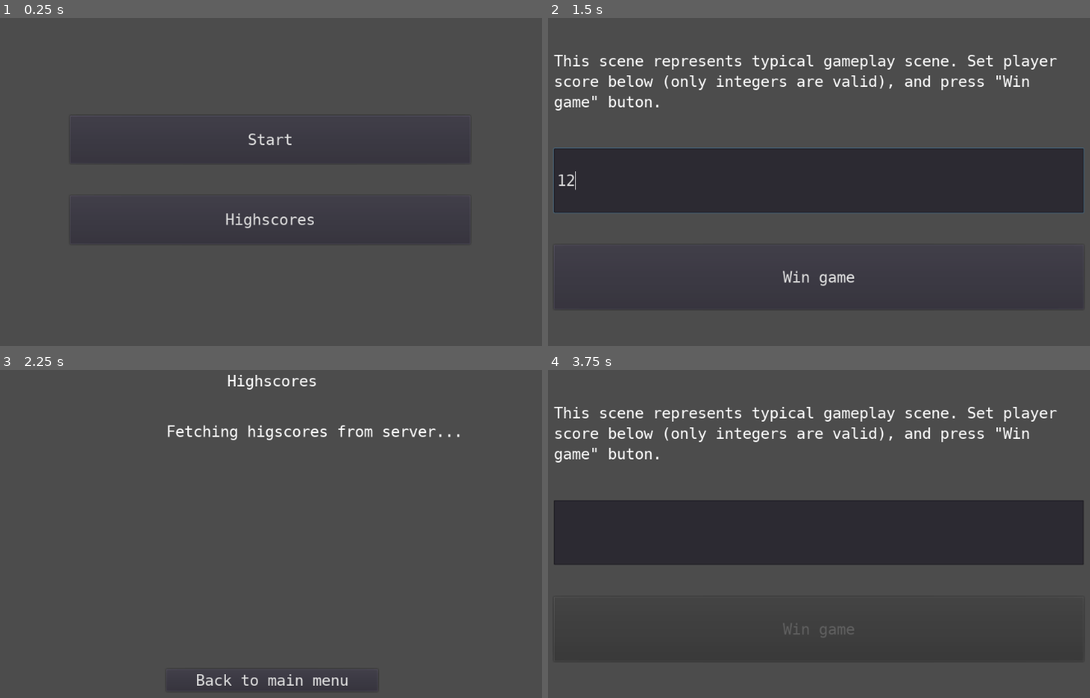
Above: before the commit, frames 1-4 (two rows, left to right).
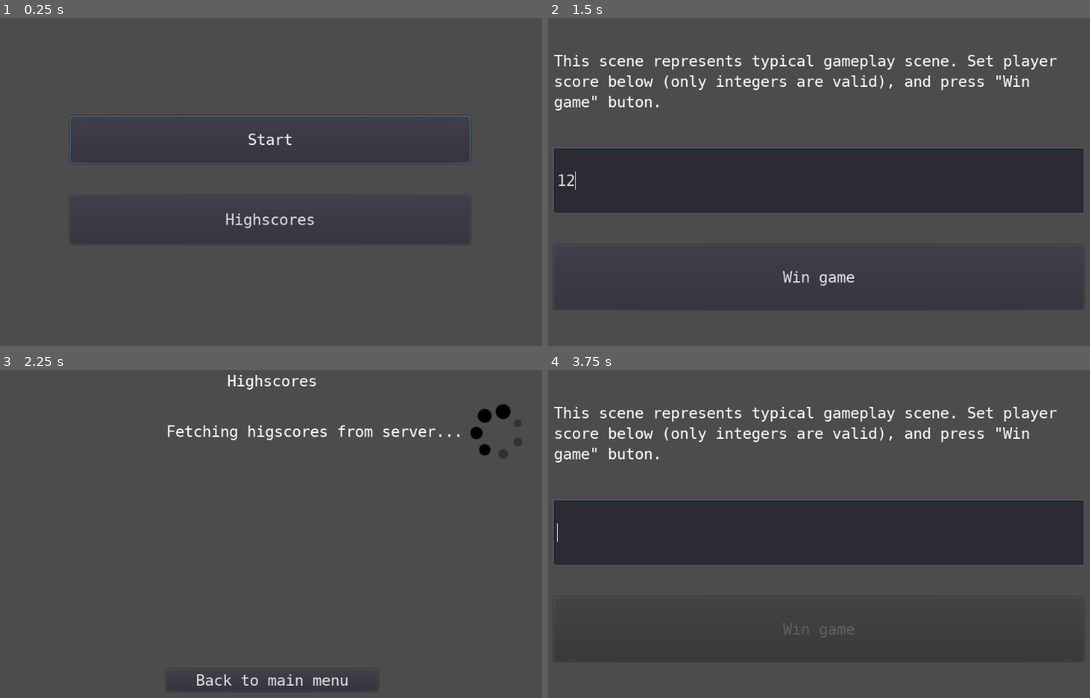
Above: after the commit, the same moments.

Repository: M4R774/highscores-client-godot-example
Game: Godot game, scene res://Scenes/main_menu.tscn
The game is run twice, just before and just after one commit, with the same random seed, the same clock (stepped at 60 frames per second) and the same inputs.
Inputs (mouse positions are in pixels of both pictures, inside the frame that each line leads up to):
- Up to frame 1 (0.25 s): no input
- Up to frame 2 (1.5 s): click "Start" at 0.5 s; click (819, 182) at 1.27 s; type "12" at 1.35 s
- Up to frame 3 (2.25 s): click "Win game" at 2 s
- Up to frame 4 (3.75 s): click "Back to main menu" at 2.75 s; click "Start" at 3.5 s

The runs differ from the first frame. In frame 1, 0.4% of the frame differs, in the area x 12-87%, y 29-45%; in frame 2, nothing differs; in frame 3, 0.4%; in frame 4, 0.6%, in the area x 0-99%, y 39-60%.
Error in both runs: Invalid get index 'domain' (on base: 'Nil'). (res://Scripts/HIGHSCORE_SINGLETON.gd:24)

Commit message:
Add loading icon

Diff:
--- a/Scenes/highscores.tscn
+++ b/Scenes/highscores.tscn
@@ -1,10 +1,12 @@
-[gd_scene load_steps=6 format=2]
+[gd_scene load_steps=8 format=2]
 
 [ext_resource path="res://Scripts/to_main_menu.gd" type="Script" id=1]
 [ext_resource path="res://Scripts/submit_highscore.gd" type="Script" id=2]
 [ext_resource path="res://Scripts/highscore_manager.gd" type="Script" id=3]
 [ext_resource path="res://theme.tres" type="Theme" id=4]
 [ext_resource path="res://Scripts/name_field.gd" type="Script" id=5]
+[ext_resource path="res://Sprites/loading-icon.png" type="Texture" id=6]
+[ext_resource path="res://Scripts/loading_icon.gd" type="Script" id=7]
 
 [node name="Highscores" type="Control"]
 anchor_right = 1.0
@@ -38,6 +40,11 @@
 margin_right = 630.0
 margin_bottom = 109.0
 custom_constants/margin_left = 150
+
+[node name="Loading-icon" type="Sprite" parent="Scoreboard/VBoxContainer/MarginContainer"]
+position = Vector2( 666, 15 )
+texture = ExtResource( 6 )
+script = ExtResource( 7 )
 
 [node name="Scores" type="RichTextLabel" parent="Scoreboard/VBoxContainer/MarginContainer"]
 margin_left = 150.0
--- a/Scripts/highscore_manager.gd
+++ b/Scripts/highscore_manager.gd
@@ -11,6 +11,7 @@
 
 
 func update_highscores_table():
+	$"../Loading-icon".visible = true
 	var request = HTTPRequest.new()
 	add_child(request)
 	request.connect("request_completed", self, "_on_get_highscores_request_completed")
@@ -20,7 +21,8 @@
 
 func _on_get_highscores_request_completed(_result, _response_code, _headers, body):
 	var response_body = body.get_string_from_utf8()
-	$".".text = response_body
+	self.text = response_body
+	$"../Loading-icon".visible = false
 
 
 func check_if_players_score_is_high_enough():
@@ -37,11 +39,13 @@
 	var response_body = body.get_string_from_utf8()
 	if response_body == "true":
 		$"../../../../Playername_prompt".visible = true
+		$"../../../../Playername_prompt/PanelContainer/MarginContainer/VBoxContainer/HBoxContainer/NameField".grab_focus()
 	else:
 		print("Score is not high enough...")
 
 
 func post_highscores_online():
+	$"../Loading-icon".visible = true
 	var payload_dict = {"name":HIGHSCORE_SINGLETON.PLAYER_NAME, "score":HIGHSCORE_SINGLETON.SCORE}
 	var payload_string = http_client.query_string_from_dict(payload_dict)
 	var headers = ["Content-Type: application/x-www-form-urlencoded",
--- /dev/null
+++ b/Scripts/loading_icon.gd
@@ -0,0 +1,6 @@
+extends Sprite
+
+
+# Called every frame. 'delta' is the elapsed time since the previous frame.
+func _physics_process(_delta):
+	self.rotate(.05)
--- a/Scripts/name_field.gd
+++ b/Scripts/name_field.gd
@@ -6,6 +6,10 @@
 	if HIGHSCORE_SINGLETON.PLAYER_NAME != null:
 		$".".text = HIGHSCORE_SINGLETON.PLAYER_NAME
 	var _result = self.connect("text_changed", self, "text_changed")
+	var _result2 = self.connect("text_entered", self, "enter_pressed")
 
 func text_changed(new_text):
 	HIGHSCORE_SINGLETON.PLAYER_NAME = new_text
+
+func enter_pressed(_new_text):
+	$"../Submit"._pressed()
--- a/Scripts/score_validator.gd
+++ b/Scripts/score_validator.gd
@@ -1,8 +1,9 @@
 extends LineEdit
 
 func _ready():
+	self.grab_focus()
 	var _result = self.connect("text_changed", self, "text_changed")
-	var _result2 = self.connect("text_entered", $"../Submit", "to_highscores")
+	var _result2 = self.connect("text_entered", self, "enter_pressed")
 
 
 func text_changed(new_text):
@@ -12,3 +13,8 @@
 	else:
 		$"../Submit".disabled = true
 		HIGHSCORE_SINGLETON.SCORE = null
+
+
+func enter_pressed(_new_text):
+	if not $"../Submit".disabled:
+		$"../Submit"._pressed()
--- a/Scripts/to_gameplay.gd
+++ b/Scripts/to_gameplay.gd
@@ -1,4 +1,8 @@
 extends Button
+
+
+func _ready():
+	self.grab_focus()
 
 
 func _pressed():
Binary file added: Sprites/loading-icon.png
Not shown, added: Sprites/loading-icon.png.import
